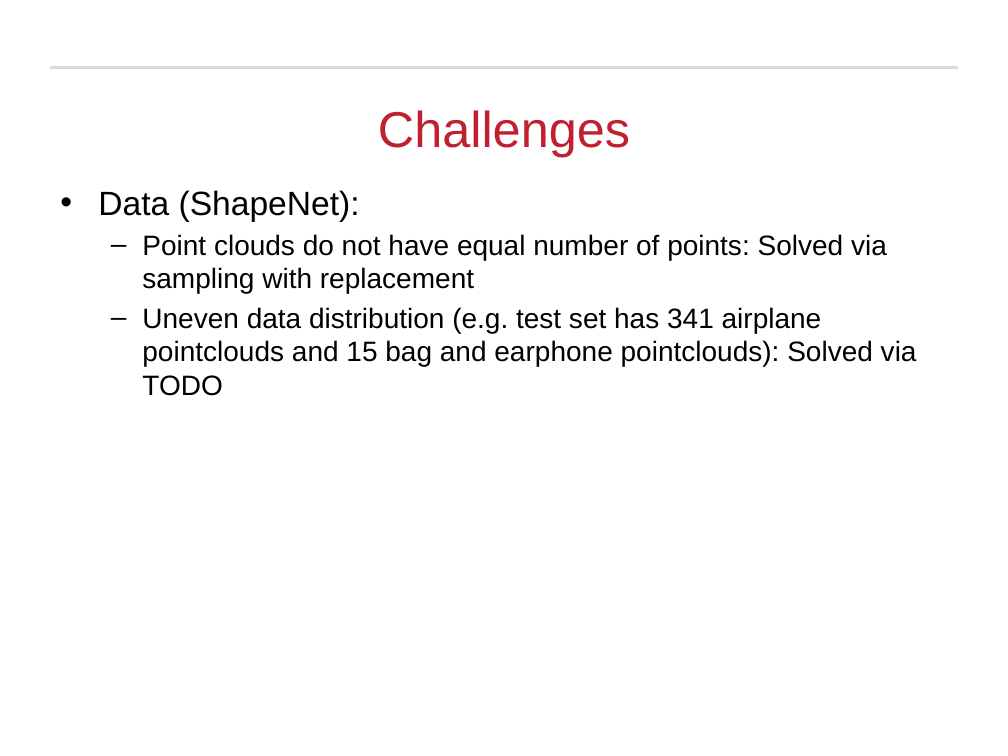
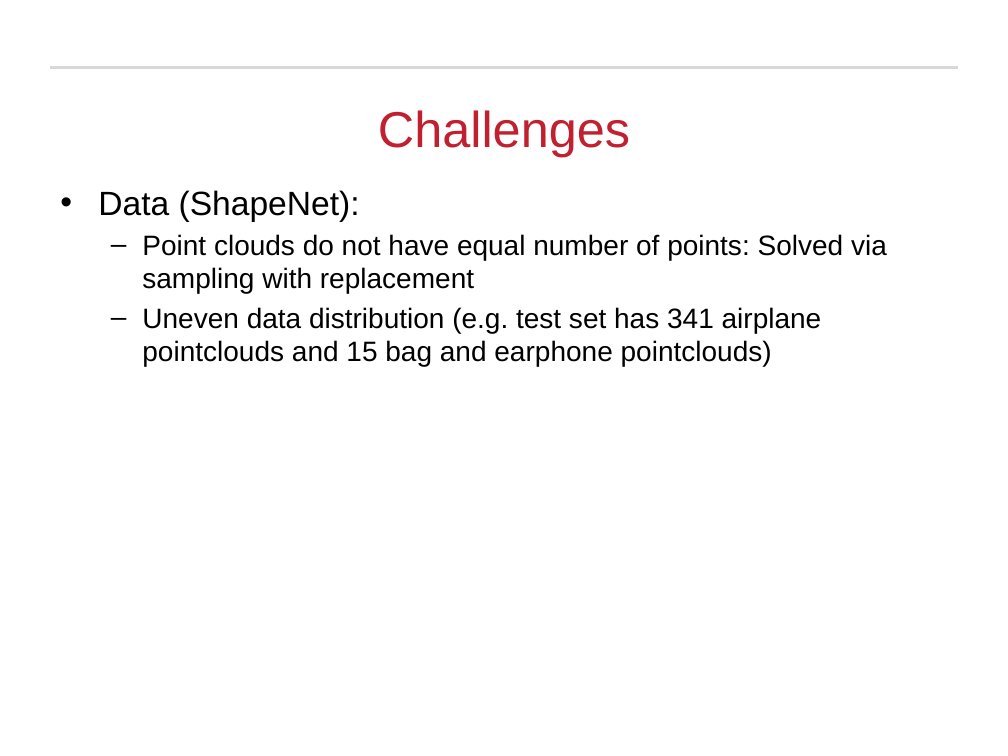
Before and after one commit to Michael-Hodges/PointNet, a slide deck: slide 19 of PowerPoints/EECE7398_Final_Project.pptx (slide 21 before the commit). Drawn at 1008x756 pixels with LibreOffice and Linux fonts; fonts in the diff are those of the drawing; background and template pictures are left out. Boxes give left, top, right and bottom in pixels: in the first picture for what was removed or moved away, otherwise in the second. Text is boxed around its words. In the diff, an @@ line names an element or a change of style, - is before the commit and + after.

```diff
--- a/PowerPoints/EECE7398_Final_Project.pptx
+++ b/PowerPoints/EECE7398_Final_Project.pptx
@@ text at box(142, 307, 822, 366): text changed @@
-  – Uneven data distribution (e.g. test set has 341 airplane pointclouds and 15 bag and earphone pointclouds): Solved via TODO
+  – Uneven data distribution (e.g. test set has 341 airplane pointclouds and 15 bag and earphone pointclouds)
```
Also in this commit, not shown: 17 other slides changed, 3 slides added, 5 slides removed.
